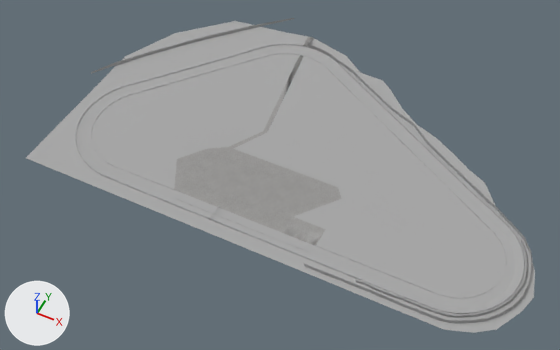
Before and after pictures for a commit that changed the Blender file longpond.blend.
The view is the same before and after, from a 50 mm lens placed at (1557.0, -1298.0, 1963.0), pointed at (731.0, 354.0, -101.0). Every picture has the same lights, and +X, +Y and +Z are marked at lower left.

Names of what the first picture shows: 'Cube.001', 'TERR0', 'TERR1', 'TERR2', 'TERR3', 'TERR4', 'TERR5', 'TERR6', 'forest01.002', 'forest01.006'.
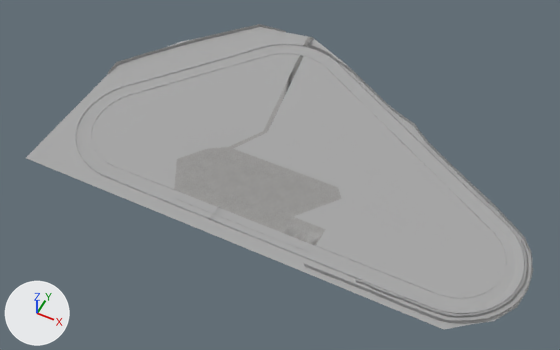
Location of each change, [x1, y1, x2, y2] in pixels of the pictures (560 x 350 px; the box of a moved part takes in the faces that stretch with it):
'TERR5', reshaped: before [224, 33, 390, 159]; after [224, 33, 382, 159]
'TERR4', reshaped: before [109, 21, 286, 114]; after [109, 26, 286, 114]
'TERR6', reshaped (10% shorter): before [348, 90, 495, 206]; after [348, 102, 492, 206]
'TERR3', reshaped: before [444, 206, 535, 333]; after [444, 206, 533, 330]
part 1 of me_mesh_496, moved or reshaped: before [382, 90, 495, 205]; after [382, 102, 492, 204]
part 2 of me_mesh_495, moved or reshaped: before [311, 37, 390, 103]; after [311, 38, 382, 103]
part 3 of me_mesh_494, moved or reshaped: before [109, 21, 286, 79]; after [109, 26, 286, 79]
part 4 of me_mesh_493, moved or reshaped: before [444, 256, 535, 333]; after [444, 256, 533, 330]

Edits to the bpy script that builds the scene:
```text
Change me_mesh_496:
    where me_mesh_496.from_pydata(...)  # 222 vertices, 323 faces; spans x 945.0..1465.0, y 0.0..4.0, z -843.0..-445.0
    used by ob_terr6; parent = ob_terr; location = (0.0, 0.0, 0.0)
    before: 118 (1185.0, 0.0, -679.0) at pixel (435, 137), 135 (1261.0, 0.0, -634.0) at pixel (452, 152), 156 (1335.0, 0.0, -584.0) at pixel (468, 169), 176 (1403.0, 0.0, -549.0) at pixel (485, 182)
    me_mesh_496 part 1
    add for i in [118, 135, 156, 176]: me_mesh_496.vertices[i].co += Vector((-9.0, 0.0, 41.0))
    me_mesh_496.vertices[0].co: (951.0, 0.0, -843.0) -> (951.0, 0.0, -774.0)  # pixel (390, 89) -> pixel (383, 100)
    me_mesh_496.vertices[91].co: (1026.0, 0.0, -767.0) -> (1002.0, 0.0, -749.0)  # pixel (402, 108) -> pixel (394, 109)
    me_mesh_496.vertices[111].co: (1102.0, 0.0, -711.0) -> (1101.0, 0.0, -702.0)  # pixel (416, 124) -> pixel (415, 125)
Change me_mesh_495:
    where me_mesh_495.from_pydata(...)  # 258 vertices, 368 faces, 1 loose edge; spans x 446.0..954.0, y 0.0..3.0, z -996.0..-433.0
    used by ob_terr5; parent = ob_terr; location = (0.0, 0.0, 0.0)
    me_mesh_495 part 2
    me_mesh_495.vertices[4].co: (630.0, 0.0, -962.0) -> (621.0, 0.0, -951.0)  # pixel (325, 47) -> pixel (322, 48)
    me_mesh_495.vertices[5].co: (726.0, 0.0, -949.0) -> (729.0, 0.0, -911.0)  # pixel (346, 56) -> pixel (343, 62)
    me_mesh_495.vertices[6].co: (905.0, 0.0, -878.0) -> (884.0, 0.0, -818.0)  # pixel (382, 80) -> pixel (371, 88)
    me_mesh_495.vertices[7].co: (951.0, 0.0, -843.0) -> (951.0, 0.0, -774.0)  # pixel (390, 89) -> pixel (383, 100)
    me_mesh_495.vertices[199].co: (813.0, 0.0, -882.0) -> (808.0, 0.0, -864.0)  # pixel (360, 72) -> pixel (357, 75)
Change me_mesh_494:
    where me_mesh_494.from_pydata(...)  # 235 vertices, 347 faces; spans x -50.0..455.0, y 0.0..3.0, z -976.0..-442.0
    used by ob_terr4; parent = ob_terr; location = (0.0, 0.0, 0.0)
    me_mesh_494 part 3
    me_mesh_494.vertices[0].co: (227.0, 0.0, -952.0) -> (333.0, 0.0, -964.0)  # pixel (235, 20) -> pixel (259, 26)
    me_mesh_494.vertices[101].co: (-50.0, 0.0, -560.0) -> (-50.0, 0.0, -503.0)  # pixel (125, 56) -> pixel (117, 64)
    me_mesh_494.vertices[119].co: (47.0, 0.0, -772.0) -> (100.0, 0.0, -741.0)  # pixel (175, 33) -> pixel (182, 41)
Change me_mesh_493:
    where me_mesh_493.from_pydata(...)  # 238 vertices, 340 faces; spans x 1436.0..1664.0, y 0.0..6.0, z -464.0..50.0
    used by ob_terr3; parent = ob_terr; location = (0.0, 0.0, 0.0)
    me_mesh_493 part 4
    me_mesh_493.vertices[117].co: (1540.0, 0.0, 21.0) -> (1526.0, 0.0, -3.0)  # pixel (474, 332) -> pixel (471, 324)
    me_mesh_493.vertices[122].co: (1595.0, 0.0, -18.0) -> (1581.0, 0.0, -42.0)  # pixel (496, 329) -> pixel (494, 321)
    me_mesh_493.vertices[142].co: (1643.0, 0.0, -107.0) -> (1629.0, 0.0, -118.0)  # pixel (521, 312) -> pixel (517, 307)
    me_mesh_493.vertices[145].co: (1664.0, 0.0, -174.0) -> (1641.0, 0.0, -193.0)  # pixel (534, 297) -> pixel (528, 289)
    me_mesh_493.vertices[170].co: (1643.0, 3.0, -267.0) -> (1638.0, 3.0, -265.0)  # pixel (535, 271) -> pixel (533, 271)
```
